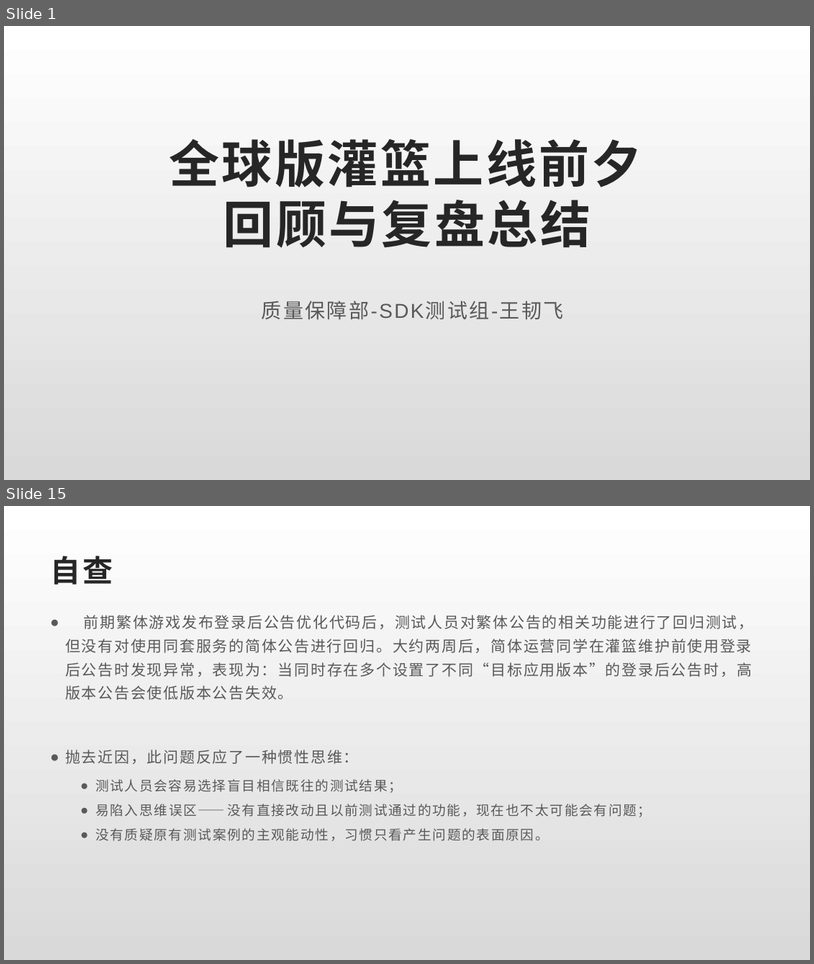
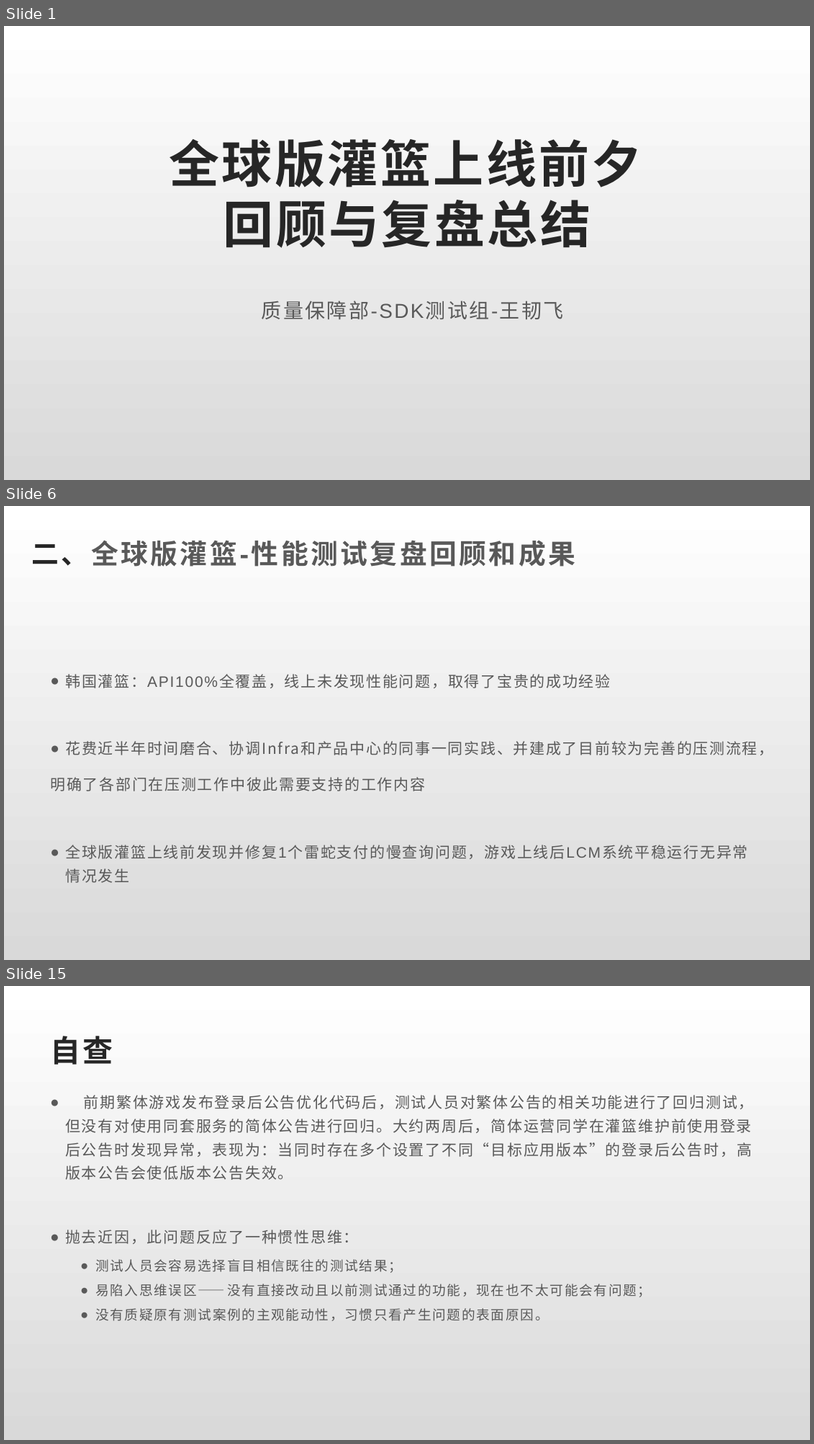
Before and after one commit to Rexixe1993/JavaScriptLesson, a slide deck: 全球版灌篮OBT复盘总结.pptx. Shown one above the other, each under a label of ours: slides 1 and 15 before the commit, slides 1, 6 and 15 after it; the slides between them are not shown. The pictures are 814x964 and 814x1444 pixels, drawn with LibreOffice and Linux fonts; fonts in the diff are those of the drawing. Boxes give left, top, right and bottom in pixels: in the first picture for what was removed or moved away, otherwise in the second. Text is boxed around its words. In the diff, an @@ line names an element or a change of style, - is before the commit and + after.

Commit message:
就差最后一块内容

```diff
--- a/全球版灌篮OBT复盘总结.pptx
+++ b/全球版灌篮OBT复盘总结.pptx
@@ slide 6 added at [4, 506, 810, 960], background gradient #FFFFFF to #D9D9D9 @@
@@ title added at [31, 540, 576, 566], 32.4 pt, text #595959, bold @@
+二、全球版灌篮-性能测试复盘回顾和成果
@@ text added at [50, 674, 774, 859], 18 pt, text #595959 @@
+● 韩国灌篮：API100%全覆盖，线上未发现性能问题，取得了宝贵的成功经验
+● 花费近半年时间磨合、协调Infra和产品中心的同事一同实践、并建成了目前较为完善的压测流程，
+明确了各部门在压测工作中彼此需要支持的工作内容
+● 全球版灌篮上线前发现并修复1个雷蛇支付的慢查询问题，游戏上线后LCM系统平稳运行无异常情况发生
```
Also in this commit, not shown: 10 slides changed, 1 other slide added, 2 slides removed.
